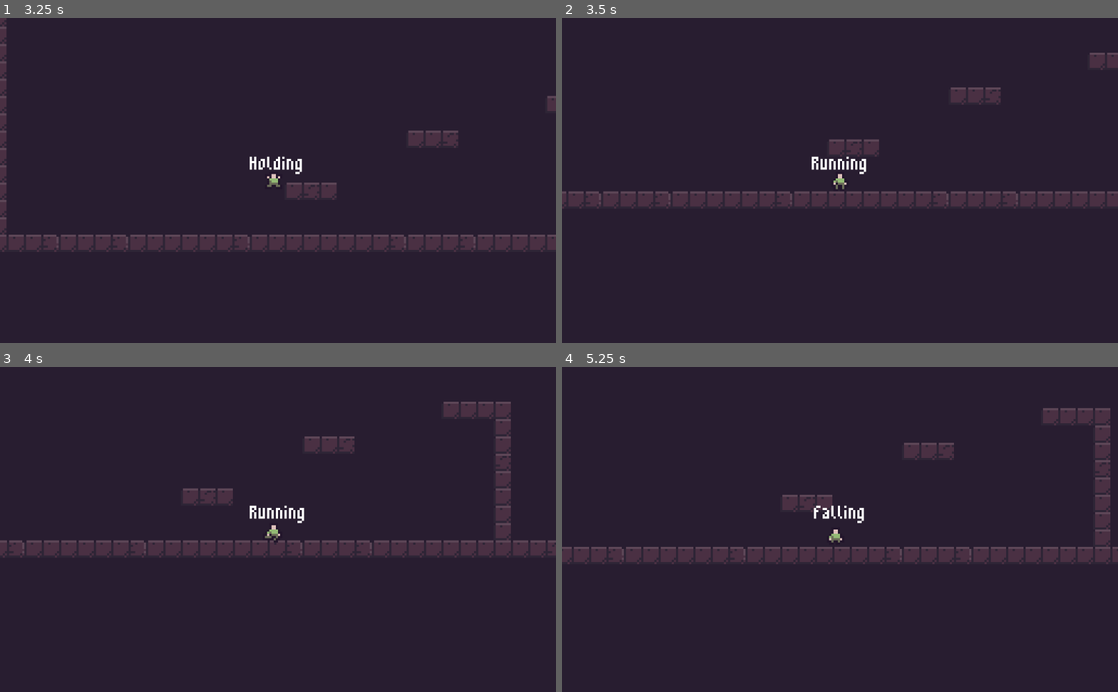
Above: before the commit, frames 1-4 (two rows, left to right).
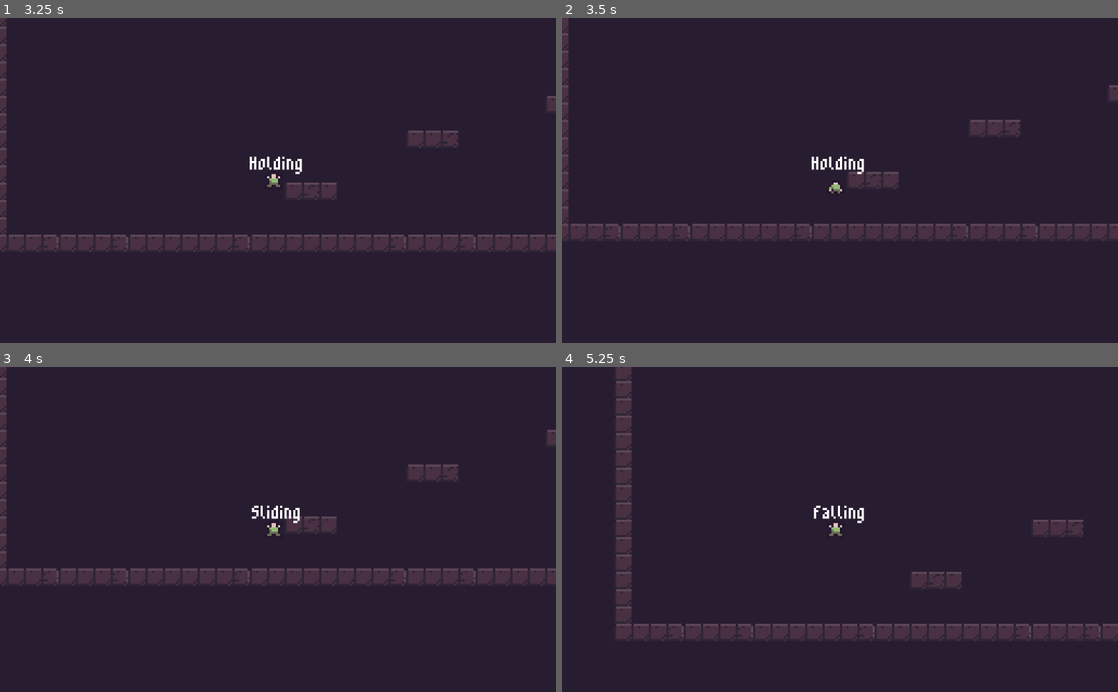
Above: after the commit, the same moments.

Repository: AGPritchard/state-machine
Game: Godot game, scene res://src/world/world.tscn
Same seed, same stepped clock (60 frames per second), same inputs: the game is played once before the commit and once after it. The project has no main scene, so this scene is started directly.
Inputs:
- Up to frame 1 (3.25 s): tap Enter at 0.5 s; hold D (move_right) 0.53-2.03 s; tap Space (jump) at 0.6, 0.77, 1.07, 1.35, 1.52, 1.82, 2.1, 2.85, 3.02 s; hold A (move_left) 2.03-2.78 s; hold D (move_right) from 2.78 s (still down)
- Up to frame 2 (3.5 s): keep holding D (move_right); tap Space (jump) at 3.32 s
- Up to frame 3 (4 s): keep holding D (move_right); tap Space (jump) at 3.6, 3.77 s
- Up to frame 4 (5.25 s): tap Space (jump) at 4.07, 4.35, 4.52, 4.82, 5.1 s; release D (move_right) at 4.28 s; hold A (move_left) 4.28-5.03 s; hold D (move_right) from 5.03 s (still down)

Frame 1 is identical in both runs. In frame 2, 9.8% of the frame differs, in the area x 0-100%, y 0-69%; in frame 3, 11%; in frame 4, 12%, in the area x 0-100%, y 0-85%.

Commit message:
Add slide state and transitions

Diff:
--- a/src/player/player.gd
+++ b/src/player/player.gd
@@ -6,6 +6,7 @@
 	JUMP,
 	FALL,
 	HOLD,
+	SLIDE,
 }
 
 export(float) var speed := 80.0
@@ -58,6 +59,11 @@
 				_switch_state(STATES.FALL)
 				gravity = gravity_strength
 
+			# switch to 'slide' state if on a wall
+			if is_on_wall():
+				_switch_state(STATES.SLIDE)
+				gravity = gravity_strength * 0.8
+
 			velocity = move_input.normalized() * speed
 
 			$AnimatedSprite.play("run")
@@ -82,6 +88,12 @@
 			# switch to 'idle' state if on the floor
 			if is_on_floor():
 				_switch_state(STATES.IDLE)
+				gravity = gravity_strength
+
+			# switch to 'slide' state if on a wall
+			if is_on_wall():
+				_switch_state(STATES.SLIDE)
+				gravity = gravity_strength * 0.8
 
 			velocity = move_input.normalized() * speed
 
@@ -91,6 +103,18 @@
 			$AnimatedSprite.stop()
 
 		STATES.HOLD:
+			# switch to 'jump' state if the jump button is pressed
+			if Input.is_action_just_pressed("jump"):
+				_switch_state(STATES.JUMP)
+				height_before_jump = global_position.y
+				gravity = -gravity_strength
+
+		STATES.SLIDE:
+			# switch to 'idle' state if on the floor
+			if is_on_floor():
+				_switch_state(STATES.IDLE)
+				gravity = gravity_strength
+
 			# switch to 'jump' state if the jump button is pressed
 			if Input.is_action_just_pressed("jump"):
 				_switch_state(STATES.JUMP)
@@ -119,9 +143,11 @@
 			$StateLabel.text = "Falling"
 		STATES.HOLD:
 			$StateLabel.text = "Holding"
+		STATES.SLIDE:
+			$StateLabel.text = "Sliding"
 
 func _on_HoldTimer_timeout() -> void:
 	# on timeout if the state is still 'hold' then switch to the 'fall' state
 	if state == STATES.HOLD:
-		_switch_state(STATES.FALL)
+		_switch_state(STATES.SLIDE)
 		gravity = gravity_strength
